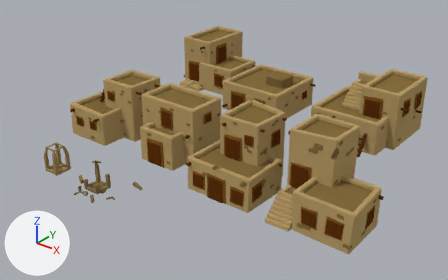
The Blender file Models/Locations/Dunes/blend/Village.blend, before and after one commit.
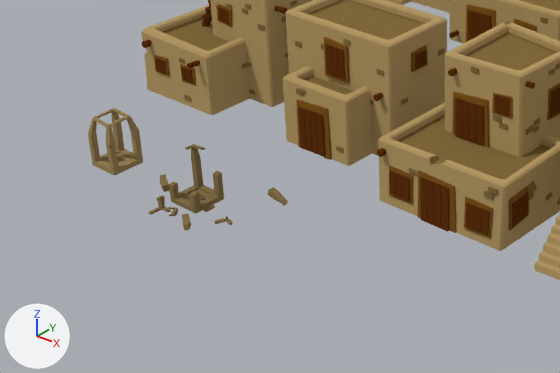
Each version is shown whole from a 50 mm camera at (73.0, -40.1, 33.5) aimed at (31.5, 11.8, 1.3), then close up on the part from 0% to 62% of the width and 32% to 98% of the height. Lighting does not change. The marker at lower left points along +X, +Y and +Z. The same objects are shown in both versions, whatever each file hides.

Before the edit, the objects in view are built like this:
```python
me_vilage_building3 = bpy.data.meshes.new('Vilage_Building3')
me_vilage_building3.from_pydata(...)  # 1136 vertices, 946 faces; spans x -4.44..4.48, y -2.6..4.95, z -0.05..7.0
me_vilage_building3.materials.append(mat_vilage_building_mat)  # picture img_vilage_building_tex_png
me_vilage_building4 = bpy.data.meshes.new('Vilage_Building4')
me_vilage_building4.from_pydata(...)  # 1578 vertices, 1625 faces; spans x -3.81..5.65, y -3.82..5.2, z 0.0..7.0
me_vilage_building4.materials.append(mat_vilage_building_mat)  # picture img_vilage_building_tex_png
me_vilage_well = bpy.data.meshes.new('Vilage_Well')
me_vilage_well.from_pydata(...)  # 139 vertices, 179 faces; spans x -1.01..1.0, y -1.04..1.01, z -0.04..2.94
me_vilage_well.materials.append(mat_vilage_well_mat)  # picture img_village_well_tex_png
ob_vilage_building3 = bpy.data.objects.new('Vilage_Building3', me_vilage_building3)
ob_vilage_building3.location = (27.67, 6.52, 0.0)
ob_vilage_building4 = bpy.data.objects.new('Vilage_Building4', me_vilage_building4)
ob_vilage_building4.location = (16.53, 6.7, 0.0)
ob_vilage_well = bpy.data.objects.new('Vilage_Well', me_vilage_well)
ob_vilage_well.location = (19.91, -3.63, 0.0)
# also in view: 'Vilage_WellFracture' at (27.1, -3.4, 1.4); 'Vilage_Building6' at (27.7, 26.2, 2.4); 'Vilage_Building2' at (37.9, 6.8, 3.9); 'Vilage_Building1' at (48.5, 7.1, 4.3)
```
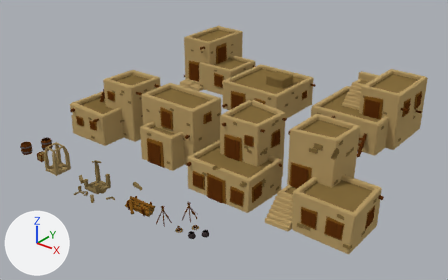
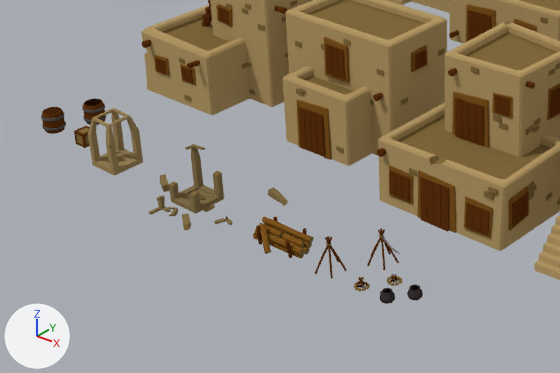
What the commit changed:
Picture 'Logs_Tex.png' (img_logs_tex_png) is new.
Picture 'Bonfire_Tex.png' (img_bonfire_tex_png) is new.
Picture 'SimpleSticks_Tex.png' (img_simplesticks_tex_png) is new.
Picture 'Cauldron_Tex.png' (img_cauldron_tex_png) is new.
Picture 'Box_Tex.png' (img_box_tex_png) is new.
Picture 'Barrel_Tex.png' (img_barrel_tex_png) is new.
Material 'Logs_Mat' (mat_logs_mat) is new.
Its texture is img_logs_tex_png.
Material 'Bonfire_Mat' (mat_bonfire_mat) is new.
Its texture is img_bonfire_tex_png.
Material 'SimpleSticks_Mat' (mat_simplesticks_mat) is new.
Its texture is img_simplesticks_tex_png.
Material 'Cauldron_Mat' (mat_cauldron_mat) is new.
Its texture is img_cauldron_tex_png.
Material 'Box_Mat' (mat_box_mat) is new.
Its texture is img_box_tex_png.
Material 'Barrel_Mat' (mat_barrel_mat) is new.
Its texture is img_barrel_tex_png.
Mesh me_logs is new.
It has 438 vertices, 400 faces and spans x -1.73..1.75, y -1.15..0.72, z 0.0..1.13.
It uses material mat_logs_mat (picture img_logs_tex_png).
Mesh me_bonfire is new.
It has 369 vertices, 646 faces and spans x -0.332..0.442, y -0.383..0.399, z -0.046..0.523.
It uses material mat_bonfire_mat (picture img_bonfire_tex_png).
Mesh me_simplesticks1 is new.
It has 284 vertices, 523 faces and spans x -0.81..0.71, y -0.76..0.8, z 0.0..1.83.
It uses material mat_simplesticks_mat (picture img_simplesticks_tex_png).
Mesh me_simplesticks2 is new.
It has 1194 vertices, 2343 faces and spans x -0.81..1.16, y -0.76..0.8, z 0.0..1.83.
It uses material mat_simplesticks_mat (picture img_simplesticks_tex_png).
Mesh me_cauldron1 is new.
It has 367 vertices, 391 faces and spans x -0.358..0.358, y -0.358..0.358, z -0.018..0.522.
It uses material mat_cauldron_mat (picture img_cauldron_tex_png).
Mesh me_bonfire2 is new.
It has 369 vertices, 646 faces and spans x -0.332..0.442, y -0.383..0.399, z -0.046..0.346.
It uses material mat_bonfire_mat (picture img_bonfire_tex_png).
Mesh me_cauldron2 is new.
It has 403 vertices, 442 faces and spans x -0.35..0.361, y -0.379..0.331, z 0.0..0.54.
It uses material mat_cauldron_mat (picture img_cauldron_tex_png).
Mesh me_box is new.
It has 216 vertices, 258 faces and spans x -0.425..0.425, y -0.425..0.425, z 0.0..0.85.
It uses material mat_box_mat (picture img_box_tex_png).
Mesh me_barrel1 is new.
It has 242 vertices, 248 faces and spans x -0.668..0.668, y -0.669..0.668, z 0.0..1.265.
It uses material mat_barrel_mat (picture img_barrel_tex_png).
Mesh me_barrel2 is new.
It has 274 vertices, 276 faces and spans x -0.668..0.668, y -0.669..0.668, z 0.0..1.25.
It uses material mat_barrel_mat (picture img_barrel_tex_png).
Object 'Logs' (ob_logs) is new; it shows me_logs.
Its location is (33.3, -3.97, 0.0).
Object 'Bonfire1' (ob_bonfire1) is new; it shows me_bonfire.
Its location is (38.72, -4.17, 0.0).
Object 'SimpleSticks1' (ob_simplesticks1) is new; it shows me_simplesticks1.
Its location is (36.63, -4.04, 0.0).
Object 'SimpleSticks2' (ob_simplesticks2) is new; it shows me_simplesticks2.
Its location is (38.12, -1.95, 0.0).
Object 'Cauldron1' (ob_cauldron1) is new; it shows me_cauldron1.
Its location is (41.27, -3.21, 0.0).
Object 'Bonfire2' (ob_bonfire2) is new; it shows me_bonfire2.
Its location is (39.63, -2.86, 0.0).
Object 'Cauldron2' (ob_cauldron2) is new; it shows me_cauldron2.
Its location is (40.45, -4.22, 0.0).
Object 'Box' (ob_box) is new; it shows me_box.
Its location is (16.61, -3.28, 0.0).
Object 'Barrel1' (ob_barrel1) is new; it shows me_barrel1.
Its location is (13.73, -3.37, 0.0).
Object 'Barrel2' (ob_barrel2) is new; it shows me_barrel2.
Its location is (14.69, -1.19, 0.0).

Location of each change, (x1, y1, x2, y2) in pixels of the close-ups (560 x 373 px):
'Logs', added (brown): after (253, 217, 314, 259)
'Barrel1', added (brown): after (41, 107, 66, 134)
'Barrel2', added (brown): after (82, 99, 106, 125)
'SimpleSticks2', added: after (367, 228, 400, 270)
'SimpleSticks1', added: after (314, 236, 347, 278)
'Box', added: after (74, 126, 90, 148)
'Cauldron2', added: after (380, 288, 395, 304)
'Cauldron1', added: after (407, 284, 423, 300)
'Bonfire1', added: after (354, 277, 370, 291)
'Bonfire2', added: after (387, 274, 403, 286)
